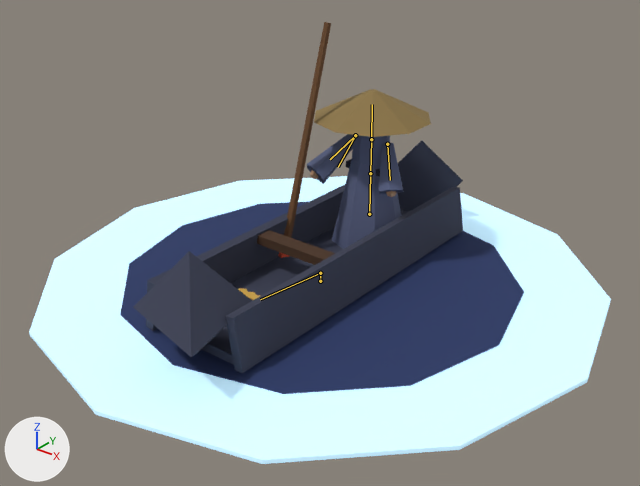
The glTF model assets3d/boss/boss_naru.glb: old version first, new version second.
One viewpoint serves both versions: a 50 mm lens placed at (5.4, -6.77, 4.66), pointed at (0.19, -0.26, 0.63). Lighting does not change. The marker at lower left points along +X, +Y and +Z. The older version comes first. The bones that bend it are drawn over the model as lines.

Objects in the first picture: 'boss_naru_part0', 'boss_naru_part1', 'boss_naru_part11', 'boss_naru_part12', 'boss_naru_part2', 'boss_naru_part3', 'boss_naru_part4', 'boss_naru_part5', 'boss_naru_part6', 'boss_naru_part7', 'boss_naru_part8'.
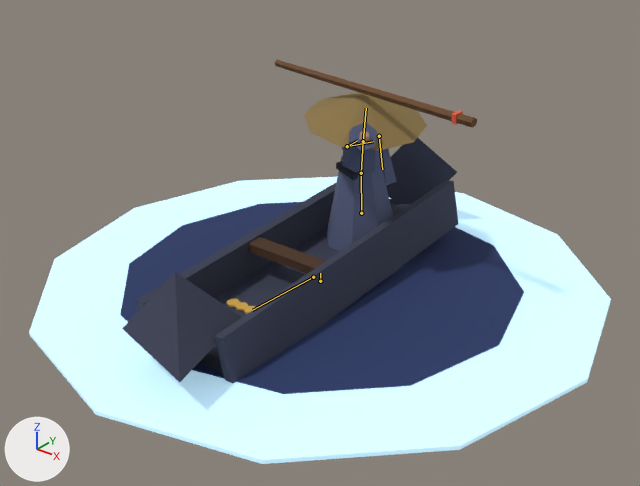
The newer file adds an action. The first version stands in its rest pose; the second is drawn at frame 0 of the action 'SwingRecover'.

Boxes (x1, y1, x2, y2) around the edits, measured in the pictures (640 x 486 px):
'boss_naru_part0', posed
    before: (133, 140, 463, 373)
    after: (122, 138, 459, 384)
'boss_naru_part5', posed
    before: (307, 134, 404, 249)
    after: (327, 122, 396, 251)
'boss_naru_part8', posed (18% taller)
    before: (314, 89, 431, 137)
    after: (304, 93, 427, 150)
'boss_naru_part11', posed
    before: (280, 22, 331, 254)
    after: (275, 60, 477, 128)
'boss_naru_part1', posed
    before: (257, 230, 335, 265)
    after: (248, 237, 325, 274)
'boss_naru_part6', posed
    before: (346, 159, 380, 177)
    after: (336, 161, 359, 180)
'boss_naru_part7', posed
    before: (310, 170, 396, 197)
    after: (359, 131, 369, 142)
'boss_naru_part12', posed
    before: (278, 252, 289, 258)
    after: (452, 110, 463, 125)
bone 'Boat', root to tip
    before: (320, 273) to (260, 299)
    after: (313, 277) to (252, 310)
bone 'Hips', root to tip
    before: (369, 214) to (370, 173)
    after: (361, 213) to (361, 173)
bone 'Chest', root to tip
    before: (370, 173) to (371, 139)
    after: (361, 173) to (363, 141)
bone 'Head', root to tip
    before: (371, 139) to (372, 104)
    after: (363, 141) to (366, 108)
bone 'UpperArm.L', root to tip
    before: (387, 144) to (390, 180)
    after: (379, 136) to (382, 169)
bone 'UpperArm.R', root to tip
    before: (355, 135) to (330, 159)
    after: (347, 146) to (357, 140)
bone 'Pole', root to tip
    before: (355, 135) to (338, 167)
    after: (347, 146) to (373, 141)

The edits, one by one:
Bone 'Boat' (bone_boat) moves from (0.0, 0.0, 0.0) to (0.0, 0.119, 0.012).
Bone 'Boat' (bone_boat) turns from (0, 0, 0) to (4, 0, 0) degrees about its own x, y and z.
Bone 'Hips' (bone_hips) turns from (0, 0, 0) to (0, 20, 0) degrees about its own x, y and z.
Bone 'Chest' (bone_chest) turns from (0, 0, 0) to (8, 55, 0) degrees about its own x, y and z.
Bone 'Head' (bone_head) turns from (0, 0, 0) to (0, -25, 0) degrees about its own x, y and z.
Bone 'UpperArm.L' (bone_upperarm_l) turns from (0, 0, 0) to (-1, -2, 22) degrees about its own x, y and z.
Bone 'UpperArm.R' (bone_upperarm_r) turns from (0, 0, 0) to (-35, 38, 46) degrees about its own x, y and z.
Bone 'Pole' (bone_pole) turns from (0, 0, 0) to (-16, -19, -9) degrees about its own x, y and z.
